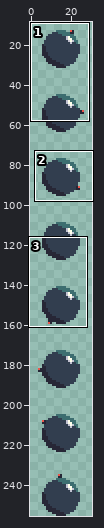
Edited in one commit: sprite sheet (src/res/entities/player/Player_Run.png). Above: a wide view before the commit, with the close-up outlined.
Close-up. As it was:
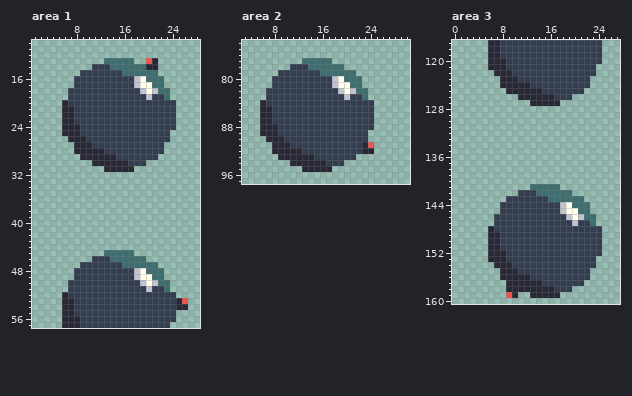
The file is 32x256 pixels. Shown: area 1: x 1..28, y 10..57; area 2: x 3..30, y 74..97; area 3: x 0..27, y 117..160. The wide view leaves out empty margins. The commit also changed other parts of the picture, which this record leaves out.
After:
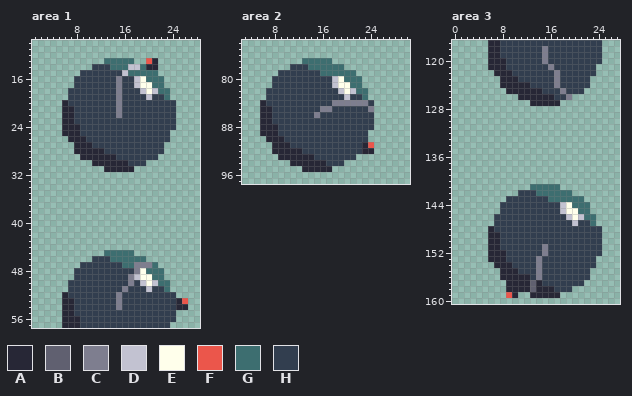
Palette (. is transparent): A #272736  B #606070  C #7e7e8f  D #c2c2d1  E #ffffeb  F #eb564b  G #3d6e70  H #323e4f
The edit:
Area 1:
y 14: x 17..18 GG -> DD
y 15: x 16 G -> D
y 16..22: x 15 H -> C
y 47: x 18..20 GGG -> CCC
y 48: x 18 D -> C
y 49..50: x 17 H -> C
y 51: x 16 H -> C
y 52..54: x 15 H -> C
Area 2:
y 84: x 18..23 HHHHHH -> CCCCCC
y 85: x 16..17 HH -> CC; x 24 H -> C
y 86: x 15 H -> C
Area 3:
y 118..120: x 15 H -> C
y 121: x 16 H -> C
y 122..124: x 17 H -> C
y 125: x 18 H -> C
y 126: x 19 H -> C
y 151..152: x 15 H -> C
y 153..156: x 14 H -> C
y 157..158: x 13 A -> B
Where, in picture pixels (left, top, right, bottom), the same in both close-ups:
changed: (116, 64, 140, 118)
changed: (116, 262, 152, 310)
changed: (314, 100, 374, 118)
changed: (542, 46, 572, 100)
changed: (530, 244, 548, 292)
